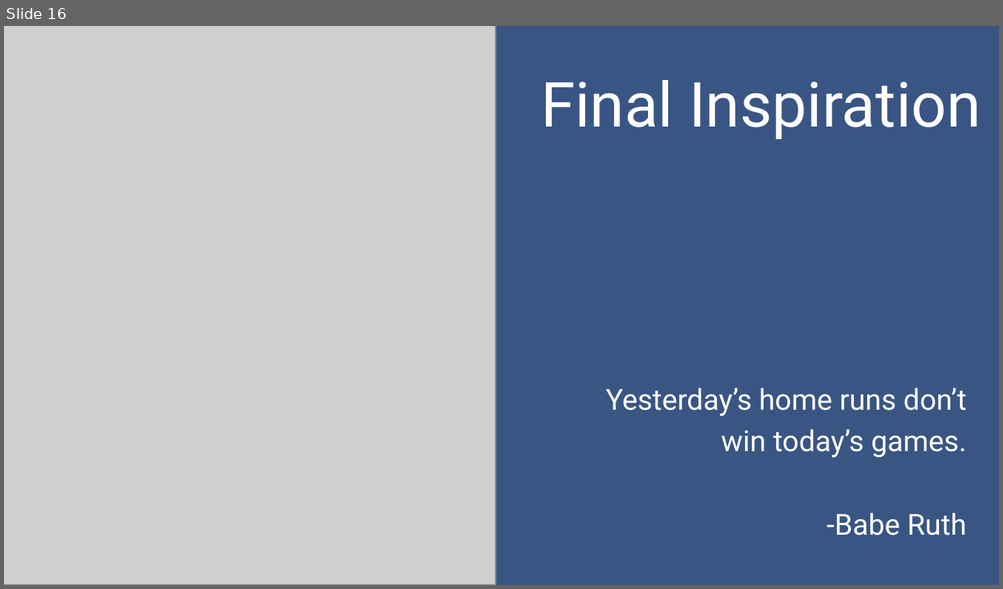
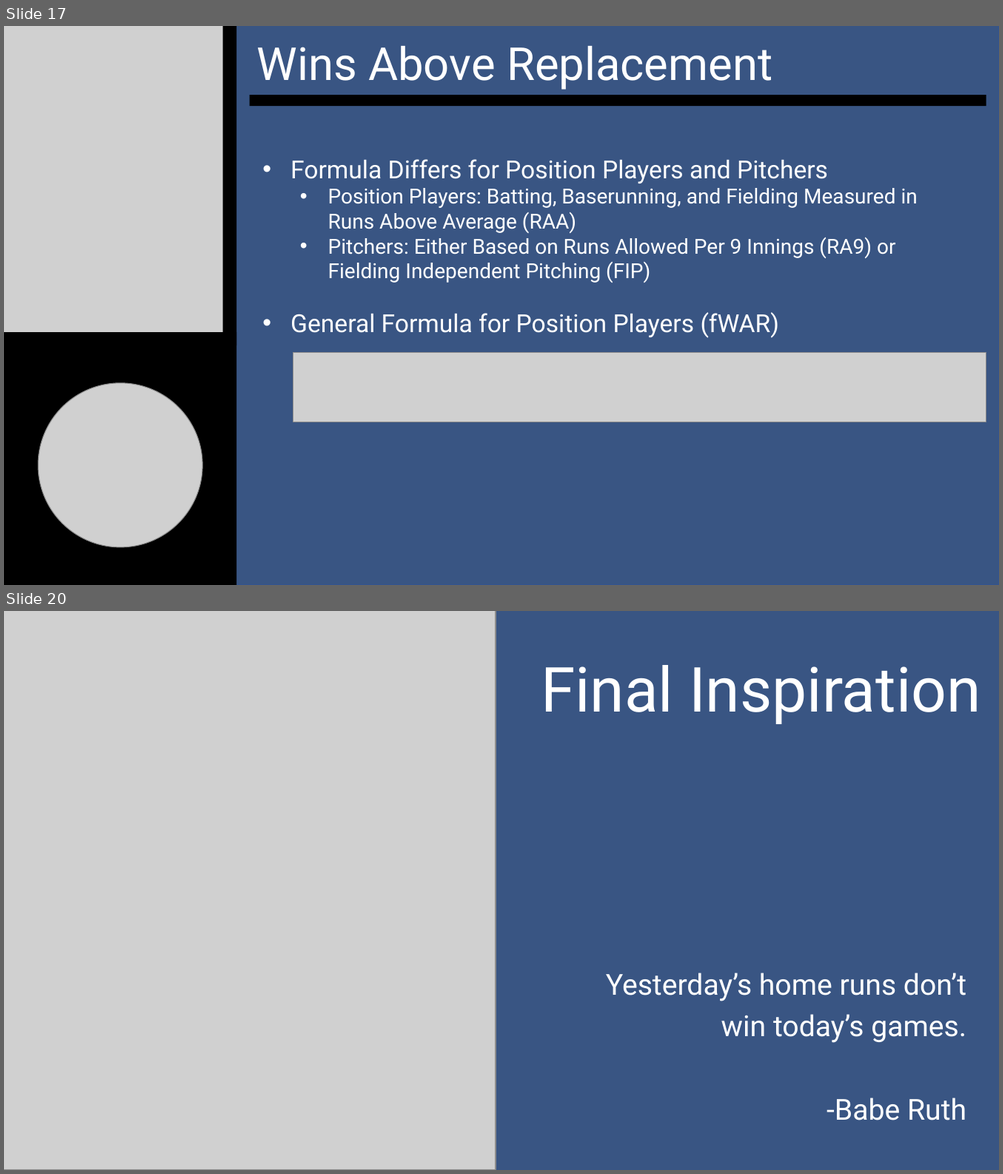
Before and after one commit to SuperMarioGiacomazzo/STOR390_WEBSITE, a slide deck: Slides/Baseball 6/Baseball_6_Lecture.pptx. Shown one above the other, each under a label of ours: slide 16 before the commit, slides 17 and 20 after it; the slides between them are not shown. The pictures are 1003x589 and 1003x1174 pixels, drawn with LibreOffice and Linux fonts; fonts in the diff are those of the drawing; grey boxes stand for pictures. Boxes give left, top, right and bottom in pixels: in the first picture for what was removed or moved away, otherwise in the second. Text is boxed around its words. In the diff, an @@ line names an element or a change of style, - is before the commit and + after.

```diff
--- a/Slides/Baseball 6/Baseball_6_Lecture.pptx
+++ b/Slides/Baseball 6/Baseball_6_Lecture.pptx
@@ slide 17 added at (4, 26, 999, 585), background #002060 @@
@@ rectangle added at (4, 26, 999, 585), fill #395583, outline #325491 1 pt @@
@@ picture added at (4, 26, 223, 346) @@
@@ rectangle added at (223, 26, 237, 346), fill #000000 @@
@@ subtitle added at (257, 46, 772, 90), 44 pt, text #FFFFFF @@
+Wins Above Replacement
@@ rectangle added at (250, 95, 986, 106), fill #000000 @@
@@ text added at (290, 159, 917, 338), 20 pt, text #FFFFFF @@
+• Formula Differs for Position Players and Pitchers
+  • Position Players: Batting, Baserunning, and Fielding Measured in Runs Above Average (RAA)
+  • Pitchers: Either Based on Runs Allowed Per 9 Innings (RA9) or Fielding Independent Pitching (FIP)
+• General Formula for Position Players (fWAR)
@@ rectangle added at (4, 332, 237, 585), fill #000000 @@
@@ picture added at (293, 353, 986, 422) @@
@@ picture added at (38, 383, 202, 548) @@
@@ what was slide 16 is now slide 20 @@
```
Also in this commit, not shown: 10 slides changed, 3 other slides added, 10 other files.
